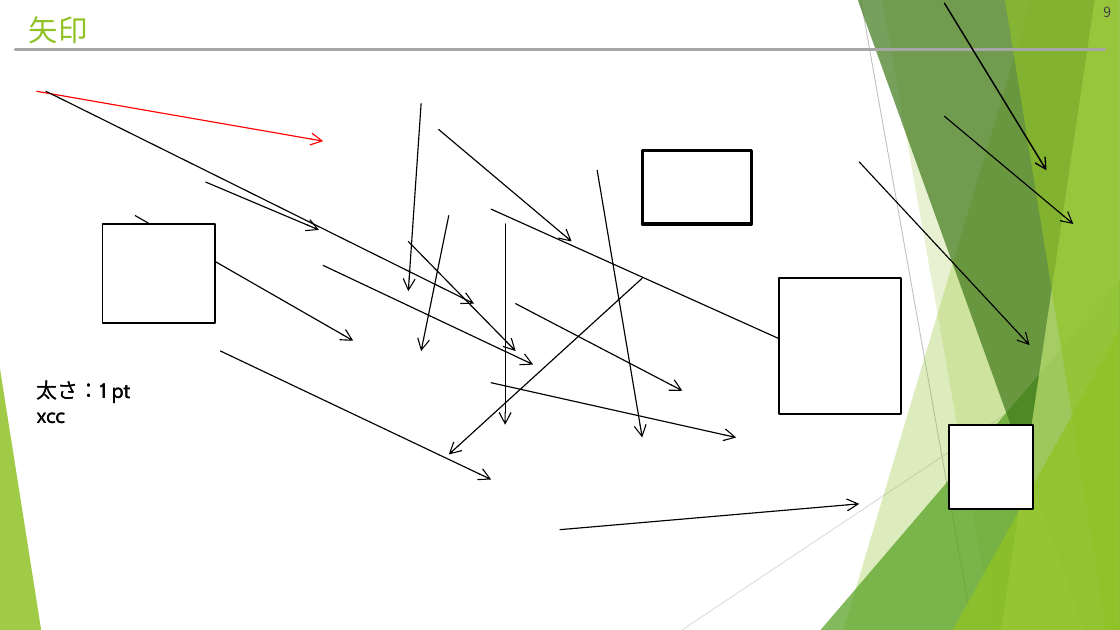
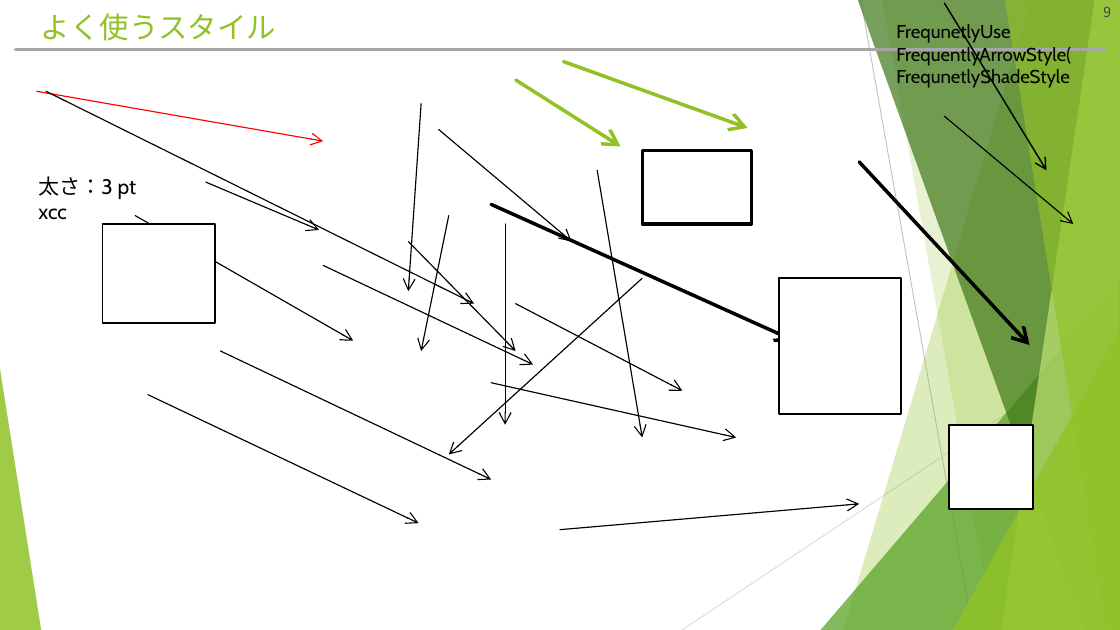
Before and after one commit to hitsuji-ga-u/pawapo, a slide deck: slide 9 of slide/customUI_debug.pptm. Drawn at 1120x630 pixels with LibreOffice and Linux fonts; fonts in the diff are those of the drawing. Boxes give left, top, right and bottom in pixels: in the first picture for what was removed or moved away, otherwise in the second. Text is boxed around its words. In the diff, an @@ line names an element or a change of style, - is before the commit and + after.

Commit message:
add frequently shade

```diff
--- a/slide/customUI_debug.pptm
+++ b/slide/customUI_debug.pptm
@@ title at [41, 13, 276, 41]: text changed @@
-矢印
+よく使うスタイル
@@ text added at [896, 23, 1071, 89], 16 pt, text #000000 @@
+FrequnetlyUse
+FrequentlyArrowStyle(
+FrequnetlyShadeStyle
@@ arrow added from (516, 80) to (621, 146), #90C226 3 pt @@
@@ arrow added from (564, 61) to (748, 128), #90C226 3 pt @@
@@ text at [38, 176, 137, 199]: text changed @@
-太さ：1 pt
+太さ：3 pt
@@ text "太さ：3 pt": place and size @@
-text "太さ：3 pt" at [37, 377, 135, 429]
+text "太さ：3 pt" at [38, 176, 137, 220]
@@ arrow (860, 162) - (1030, 345): stroke #000000 1 pt to #000000 3 pt @@
@@ arrow moved from (492, 209) - (793, 345) to (492, 204) - (793, 340) @@
@@ arrow (492, 204) - (793, 340): stroke #000000 1 pt to #000000 3 pt @@
@@ text removed at [37, 380, 131, 424] @@
-太さ：1 pt
-xcc
@@ arrow added from (148, 395) to (418, 523), #000000 1 pt @@
```
Also in this commit, not shown: 3 other slides changed, 5 other files.
